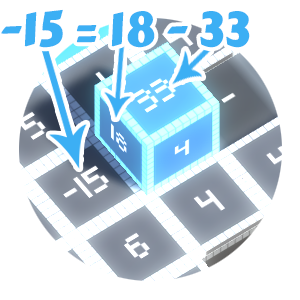
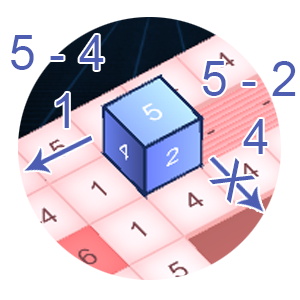
Layers edited between the first and the second 300 × 300 image:
removed layer "-15 = 18 - 33" over [1, 9, 250, 48]
removed layer "Shape 1 copy" over [40, 42, 211, 169]
removed layer "Layer 4" over [19, 18, 282, 281]
added group "Group 2" with 6 layers above "Group 1" over [11, 17, 296, 280]
added layer "5 - 2 4" in group "Group 2" over [203, 61, 296, 154]
added layer "5 - 4 1" in group "Group 2" over [11, 35, 104, 128]
added layer "X copy" in group "Group 2" over [209, 157, 256, 204]
added layer "Layer 6 copy" in group "Group 2" over [209, 156, 264, 213]
added layer "Shape 1 copy 2" in group "Group 2" over [24, 135, 93, 174]
added layer "Layer 7" in group "Group 2" over [18, 17, 281, 280]
